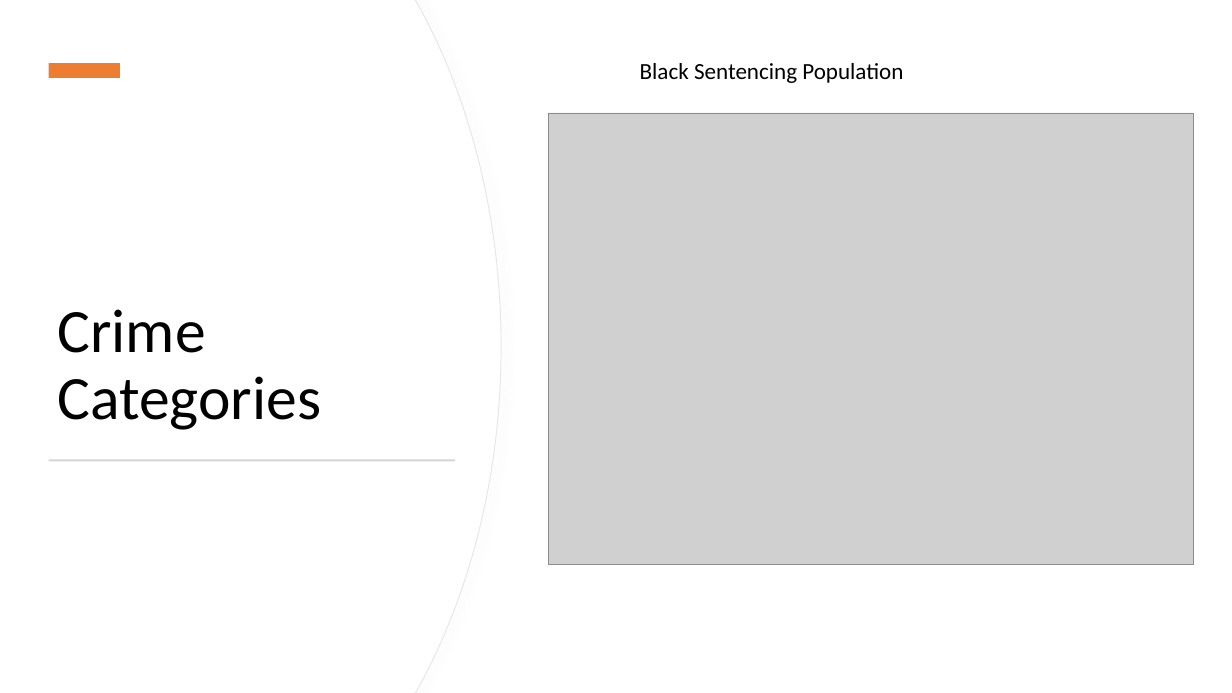
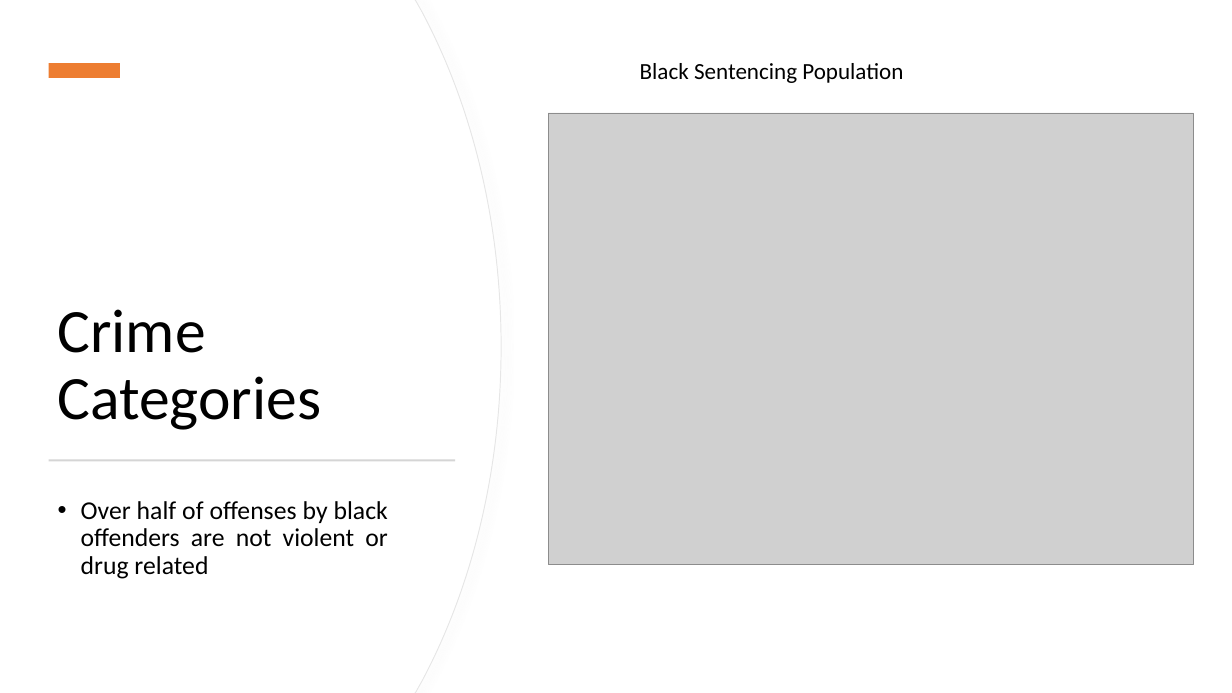
Before and after one commit to jenwhitson/sentencing_project, a slide deck: slide 10 of Presentation.pptx. Drawn at 1232x693 pixels with LibreOffice and Linux fonts; fonts in the diff are those of the drawing; grey boxes stand for pictures. Boxes give left, top, right and bottom in pixels: in the first picture for what was removed or moved away, otherwise in the second. Text is boxed around its words. In the diff, an @@ line names an element or a change of style, - is before the commit and + after.

```diff
--- a/Presentation.pptx
+++ b/Presentation.pptx
@@ text added at (x1=81, y1=501, x2=388, y2=579), 20 pt, text #000000 @@
+• Over half of offenses by black offenders are not violent or drug related
```
Also in this commit, not shown: 13 other slides changed, 1 slide added.
